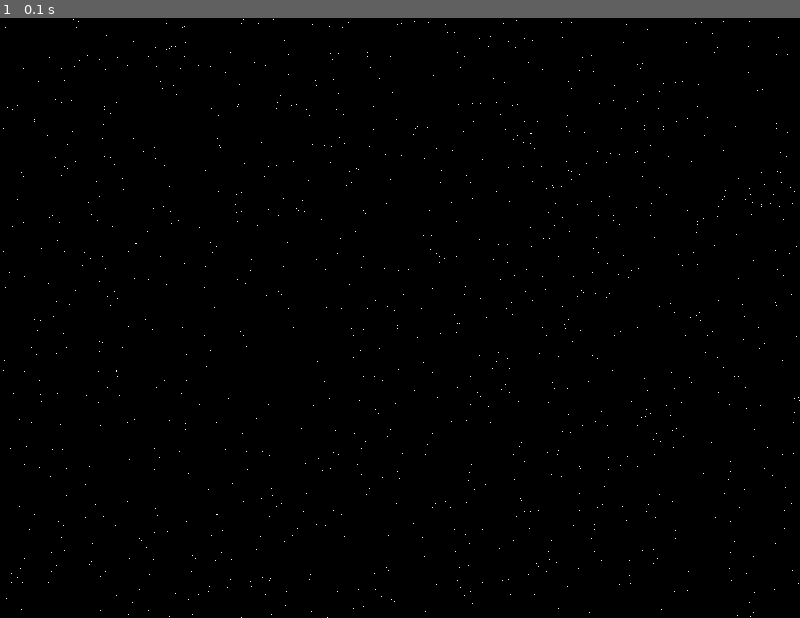
Above: before the commit, frame 1.
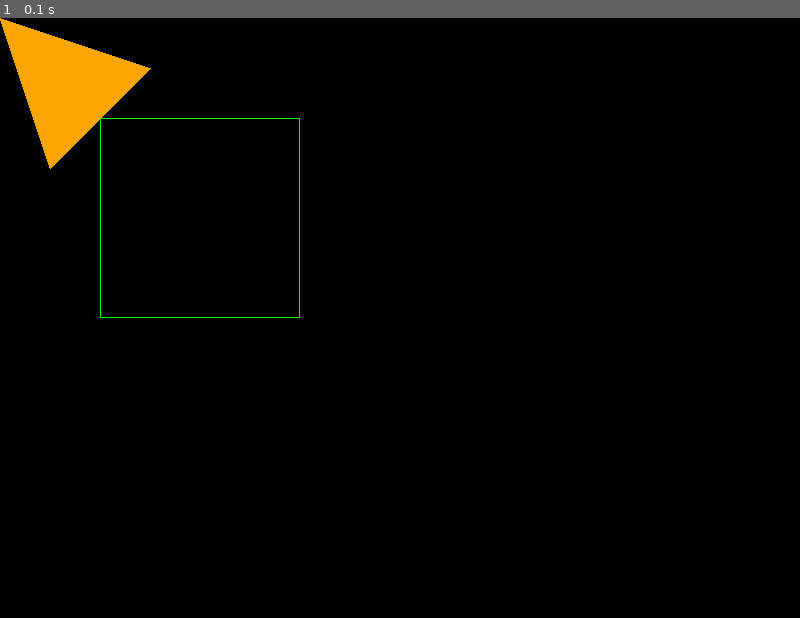
Above: after the commit, the same moment.

Repository: anatolyev/PG15
Game: pygame game, started from 1205_PyGame1/main.py
The game is run twice, just before and just after one commit, with the same random seed, the same clock (stepped at 60 frames per second) and the same inputs.
Inputs:
- Up to frame 1 (0.1 s): no input

The runs differ from the first frame. In frame 1, 2.5% of the frame differs, in the area x 0-100%, y 0-100%.

Commit message:
Построили третью функцию.

Diff:
--- a/1205_PyGame1/main.py
+++ b/1205_PyGame1/main.py
@@ -23,7 +23,15 @@
     for i in range(1000):
         screen.fill(pygame.Color('white'),
                     (random.random() * width,
-                     random.random() * height, 1, 1))
+                     random.random() * height, 10, 2))
+
+
+def draw3(screen):
+    screen.fill((0, 0, 0))
+    pygame.draw.rect(screen, (0, 255, 0),
+                     (100, 100,
+                      200, 200), 1)
+    pygame.draw.polygon(screen, pygame.Color('orange'), [(0, 0), (150, 50), (50, 150)], 0)
 
 
 if __name__ == '__main__':
@@ -31,7 +39,7 @@
     size = width, height = 800, 600
     screen = pygame.display.set_mode(size)
 
-    draw2(screen)
+    draw3(screen)
     # Смена кадров (обновление экрана)
     pygame.display.flip()
 
